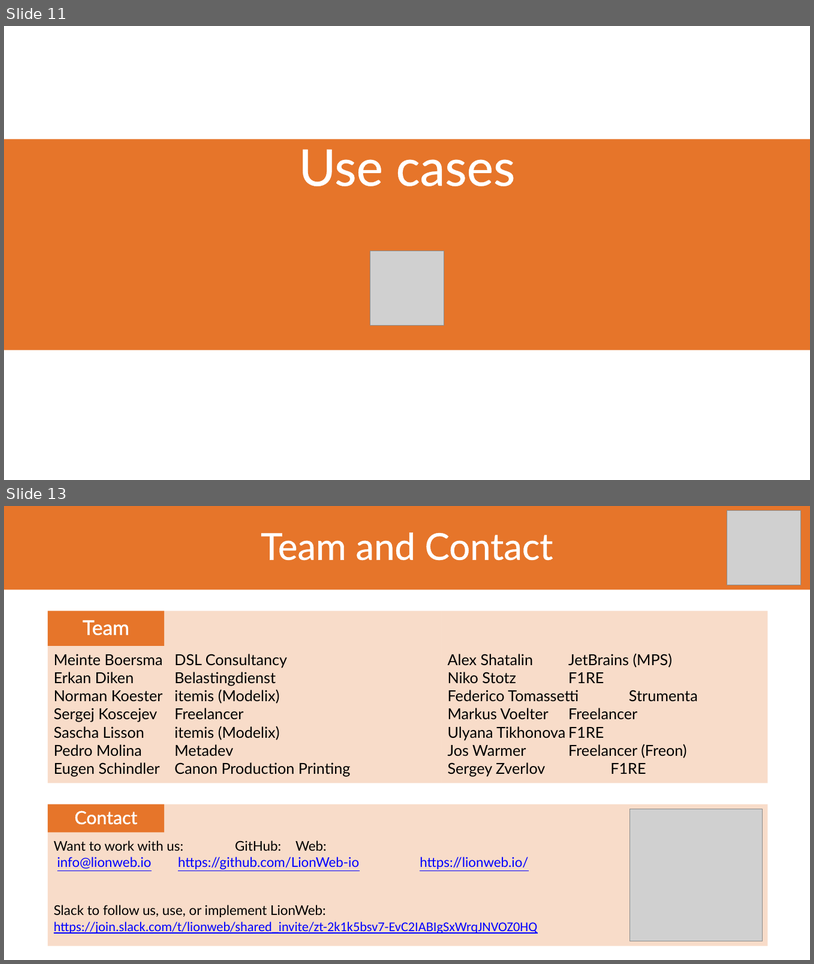
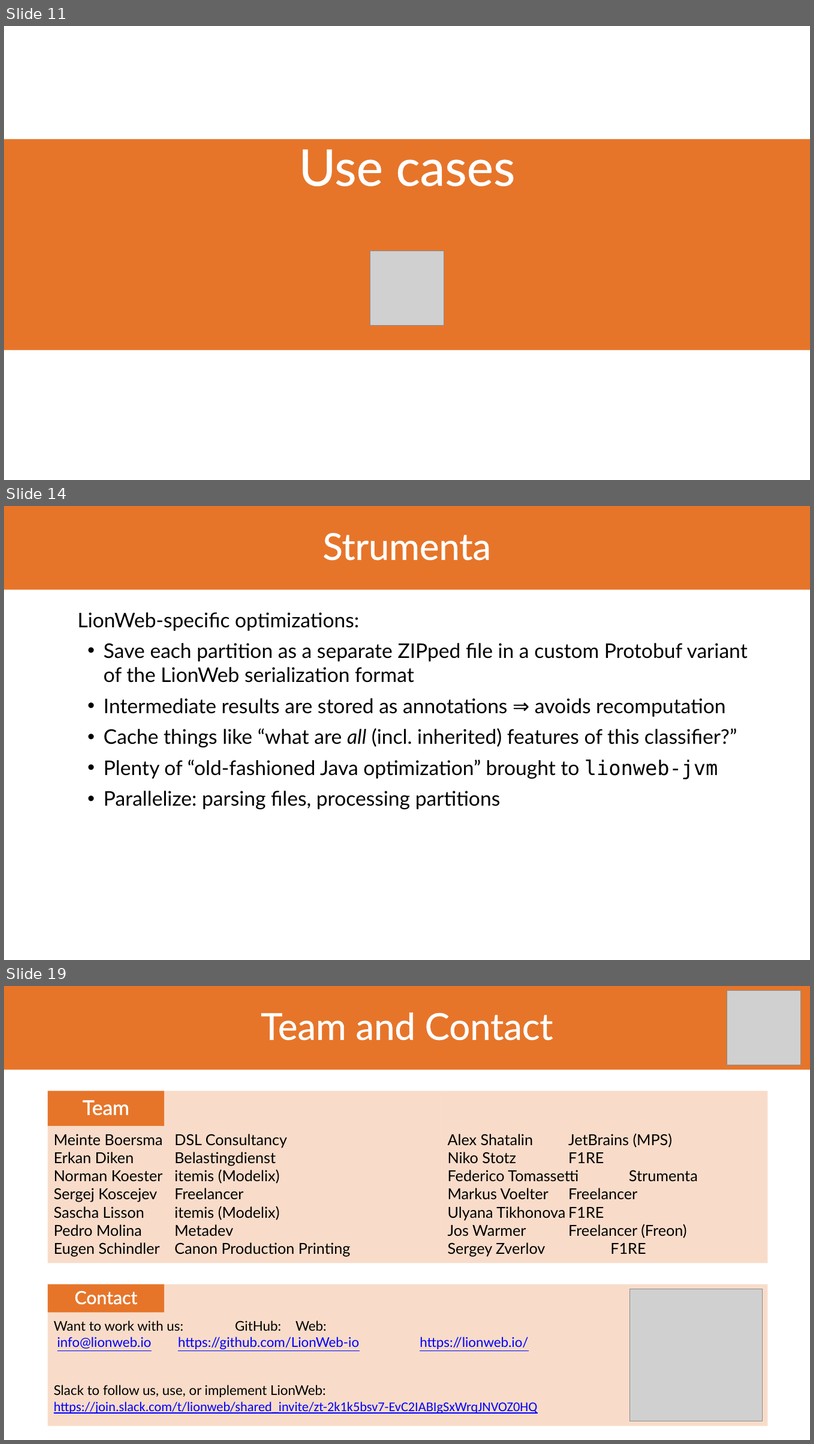
Before and after one commit to LionWeb-io/specification, a slide deck: conference-talks/LangDev/2026/LangDev 2026 Talk.pptx. Shown one above the other, each under a label of ours: slides 11 and 13 before the commit, slides 11, 14 and 19 after it; the slides between them are not shown. The pictures are 814x964 and 814x1444 pixels, drawn with LibreOffice and Linux fonts; fonts in the diff are those of the drawing; grey boxes stand for pictures; background and template pictures are left out. Boxes give left, top, right and bottom in pixels: in the first picture for what was removed or moved away, otherwise in the second. Text is boxed around its words. In the diff, an @@ line names an element or a change of style, - is before the commit and + after.

```diff
--- a/conference-talks/LangDev/2026/LangDev 2026 Talk.pptx
+++ b/conference-talks/LangDev/2026/LangDev 2026 Talk.pptx
@@ slide 14 added at <box>4,506,810,960</box>, background #FFFFFF @@
@@ title added at <box>4,506,810,589</box>, fill #E6752A, 44 pt, text #FFFFFF @@
+Strumenta
@@ text added at <box>78,612,748,809</box>, 24 pt, text #000000 @@
+  LionWeb-specific optimizations:
+  • Save each partition as a separate ZIPped file in a custom Protobuf variant of the LionWeb serialization format
+  • Intermediate results are stored as annotations ⇒ avoids recomputation
+  • Cache things like “what are all (incl. inherited) features of this classifier?”
+  • Plenty of “old-fashioned Java optimization” brought to lionweb-jvm
+  • Parallelize: parsing files, processing partitions
@@ what was slide 13 is now slide 19 @@
```
Also in this commit, not shown: 4 slides changed, 6 other slides added, 1 slide removed, 1 other file.
